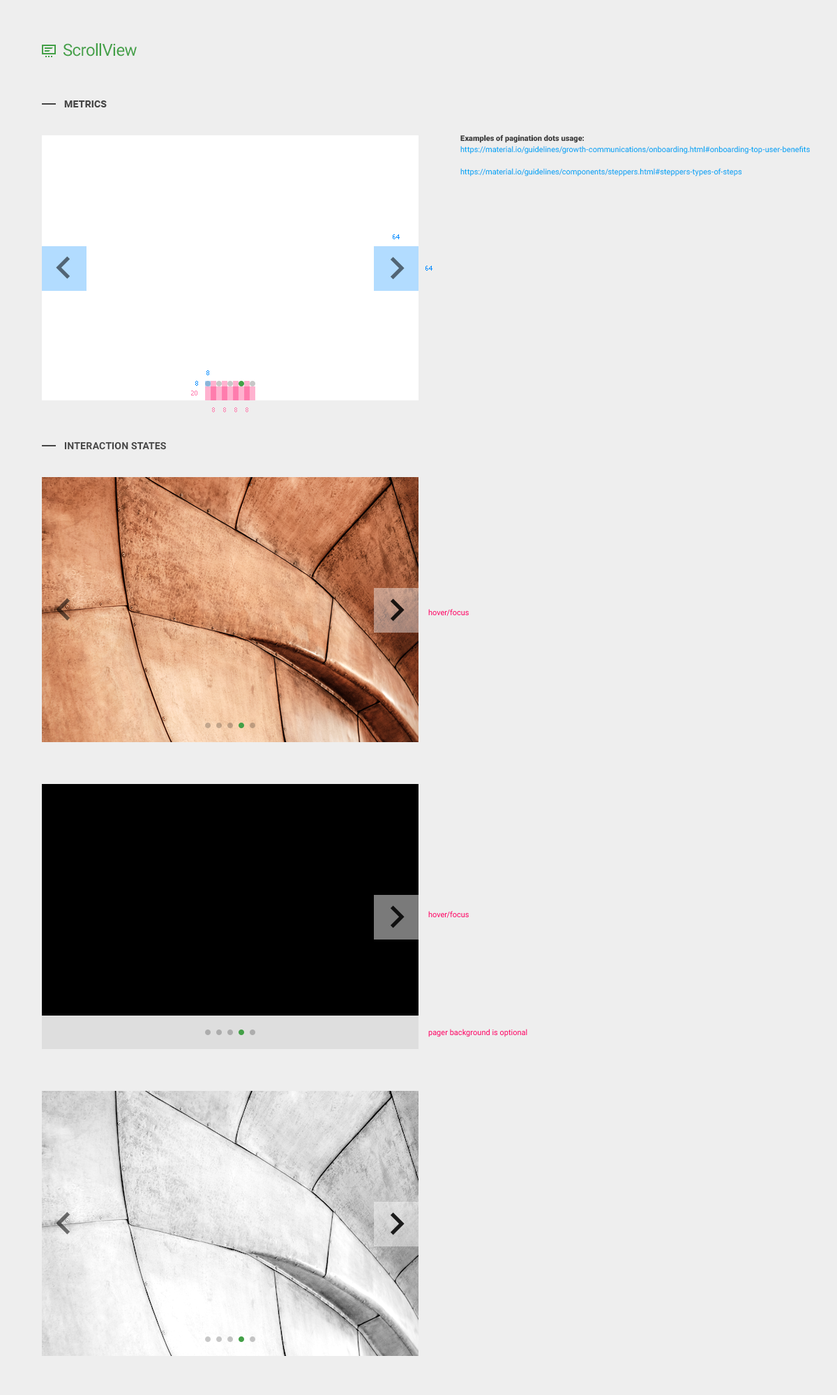
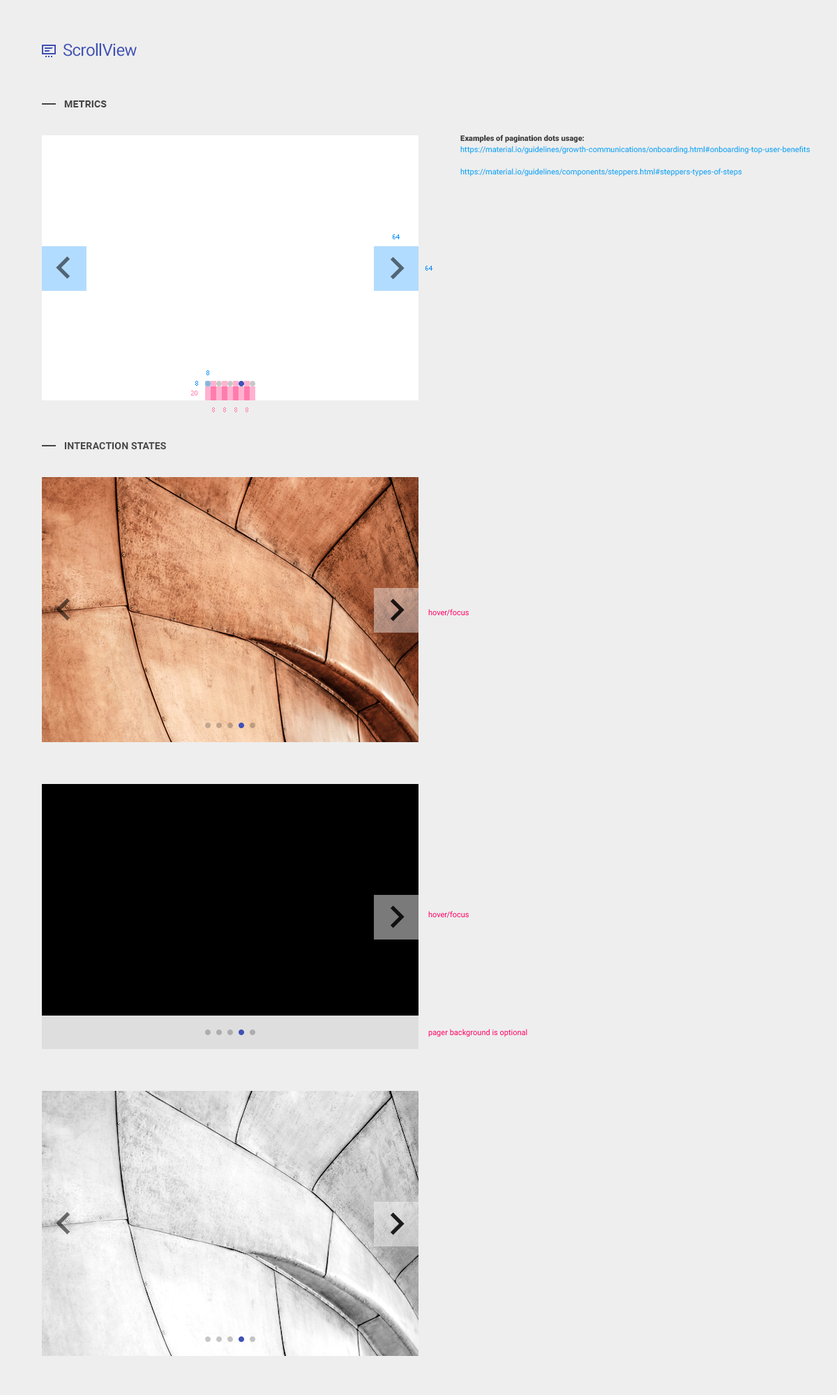
Layer changes from the first 837x1395 image to the second:
renamed "ScrollView_Title" to "Labels", moved it out of group "ScrollView" over (41, 43, 137, 108)
painted on "ScrillView Icon", unmasked it over (41, 44, 56, 58)
painted on "ScrollView" (1st of 2, in "Labels") over (63, 43, 137, 57)
painted on "item_4_selected" (1st of 4, in "ScrollView" › "Preview on Dark Background" › "pager"), unmasked it over (238, 1029, 245, 1036)
painted on "item_4_selected" (2nd of 4, in "ScrollView" › "Preview on Light Background" › "pager"), unmasked it over (238, 1336, 245, 1343)
painted on "item_4_selected" (3rd of 4, in "ScrollView" › "Interaction States" › "pager"), unmasked it over (238, 722, 245, 729)
painted on "item_4_selected" (4th of 4, in "ScrollView" › "Metrics" › "pager"), unmasked it over (238, 380, 245, 387)
